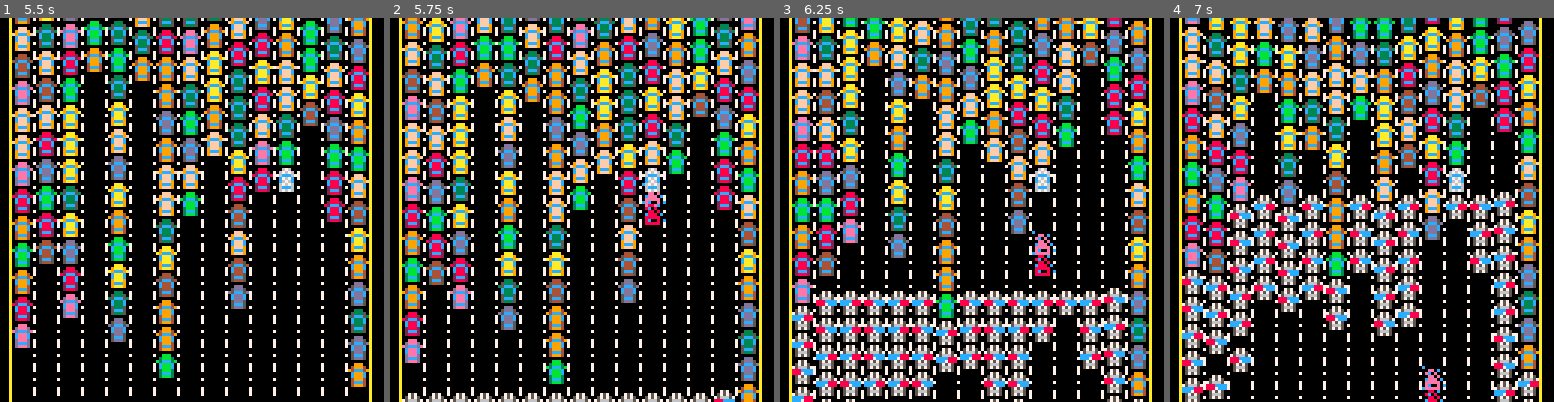
Above: before the commit, frames 1-4 (left to right).
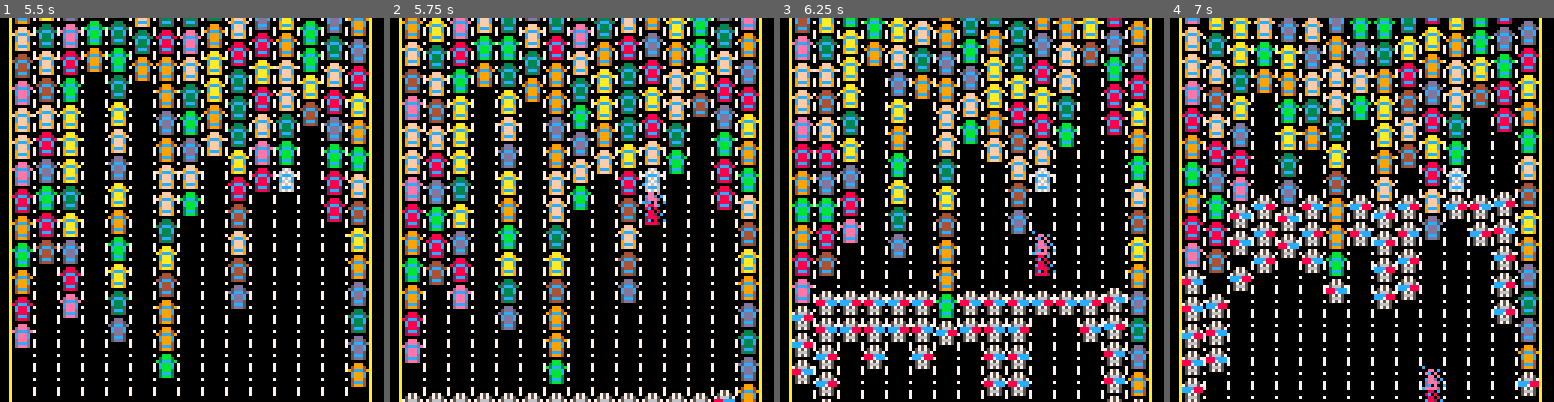
Above: after the commit, the same moments.

Repository: jcwilk/traffic_world
Game: PICO-8 cartridge traffic_world.p8
Two runs of this game, one before a commit and one after it. Both use one fixed random seed, a clock stepped at 60 frames per second and the inputs below.
Inputs:
- Up to frame 1 (5.5 s): hold Right 1.6-2.1 s; hold Right 2.47-3.03 s; hold Left 3.08-3.58 s; hold Right 4.02-4.68 s; hold Left from 5.08 s (still down)
- Up to frame 2 (5.75 s): release Left at 5.68 s
- Up to frame 3 (6.25 s): hold Right from 6.08 s (still down)
- Up to frame 4 (7 s): release Right at 6.58 s; hold Right from 6.63 s (still down)

Frame 1 is identical in both runs. In frame 2, less than 0.1% of the frame differs, in the area x 66-71%, y 46-54%; in frame 3, 3.0%; in frame 4, 5.7%, in the area x 9-95%, y 60-100%.

Commit message:
Add win stuff

Diff:
--- a/lanes.lua
+++ b/lanes.lua
@@ -119,11 +119,17 @@
   local function lane_crash_in(lane,car,y)
     local target_car_index = lane:get_car_index_at_y(y)
     if target_car_index <= #lane.linkers then
+      local linker = lane.linkers[target_car_index]
       if car.is_player then
         --blah()
         move_delay=max_move_delay
+        if not linker then
+          won=true
+          lane.joiners.make(make_joiner(car,y)) --todo - this is awful
+          return
+        end
       end
-      local linker = lane.linkers[target_car_index]
+
       lane.floaters.make(make_floater(linker.car,linker:get_y()))
       lane:remove_car_at(target_car_index)
     end
--- a/main.lua
+++ b/main.lua
@@ -207,7 +207,7 @@
 function _update60()
   police.update()
 
-  if lost then
+  if lost or won then
     return
   end
 
@@ -226,6 +226,9 @@
     end
   end
 
+  if won then
+    return
+  end
   -- attempt ai lane switches
   for i=1,#lanes-1 do
     lanes[i]:try_lane_switch_from_neighbor(lanes[i+1])
@@ -257,5 +260,11 @@
     rect(49,28,77,38,7)
     print("busted",52,31,7)
   end
+  if won then
+    pal()
+    rectfill(46,27,80,39,3)
+    rect(47,28,79,38,7)
+    print("escaped",50,31,7)
+  end
 end
 -- END LIB
--- a/police.lua
+++ b/police.lua
@@ -44,7 +44,9 @@
   end
 
   local function update()
-    check_police_next_to_player()
+    if not won then
+      check_police_next_to_player()
+    end
 
     police.cars:each(function(c)
       if not lost or c.arresting == true then
@@ -52,7 +54,6 @@
           local swp = c.color_map[2]
           c.color_map[2] = c.color_map[3]
           c.color_map[3] = swp
-          c.primary_color=6
           c.delay = 15
         end
         c.delay-=1
@@ -61,8 +62,10 @@
   end
 
   local function make()
-    if police.cars:count() < 60 then
+    if police.cars:count() < 40 then
       local car = make_car()
+      car.primary_color=7
+      car.secondary_color=5
       car.color_map = {}
       car.color_map[2] = 8
       car.color_map[3] = 12
--- a/traffic_world.p8
+++ b/traffic_world.p8
@@ -234,11 +234,17 @@
  local function lane_crash_in(lane,car,y)
   local target_car_index = lane:get_car_index_at_y(y)
   if target_car_index <= #lane.linkers then
+   local linker = lane.linkers[target_car_index]
    if car.is_player then
     --blah()
     move_delay=max_move_delay
-   end
-   local linker = lane.linkers[target_car_index]
+    if not linker then
+     won=true
+     lane.joiners.make(make_joiner(car,y)) --todo - this is awful
+     return
+    end
+   end
+
    lane.floaters.make(make_floater(linker.car,linker:get_y()))
    lane:remove_car_at(target_car_index)
   end
@@ -332,7 +338,9 @@
  end
 
  local function update()
-  check_police_next_to_player()
+  if not won then
+   check_police_next_to_player()
+  end
 
   police.cars:each(function(c)
    if not lost or c.arresting == true then
@@ -340,7 +348,6 @@
      local swp = c.color_map[2]
      c.color_map[2] = c.color_map[3]
      c.color_map[3] = swp
-     c.primary_color=6
      c.delay = 15
     end
     c.delay-=1
@@ -349,8 +356,10 @@
  end
 
  local function make()
-  if police.cars:count() < 60 then
+  if police.cars:count() < 40 then
    local car = make_car()
+   car.primary_color=7
+   car.secondary_color=5
    car.color_map = {}
    car.color_map[2] = 8
    car.color_map[3] = 12
@@ -583,7 +592,7 @@
 function _update60()
  police.update()
 
- if lost then
+ if lost or won then
   return
  end
 
@@ -602,6 +611,9 @@
   end
  end
 
+ if won then
+  return
+ end
  -- attempt ai lane switches
  for i=1,#lanes-1 do
   lanes[i]:try_lane_switch_from_neighbor(lanes[i+1])
@@ -633,6 +645,12 @@
   rect(49,28,77,38,7)
   print("busted",52,31,7)
  end
+ if won then
+  pal()
+  rectfill(46,27,80,39,3)
+  rect(47,28,79,38,7)
+  print("escaped",50,31,7)
+ end
 end
 -- end ext
 __gfx__
@@ -640,10 +658,10 @@
 00000000c888888c0c828888888828c00000000000000000098889000676760000880c0005757500000000000000000000000000000000000000000000000000
 007007000c8888c00028888888888200000000000000000789ccc98076ccc67008c0800075666570000000000000000000000000000000000000000000000000
 000770000c8888c002c8888888888c2000888800000000000c888c000c767c0000880800222c3330000000000000000000000000000000000000000000000000
-0007700008cccc8002c8888888888c2008888880000000000c888c000c676c000c8880c022273330000000000000000000000000000000000000000000000000
-0070070008cccc8002c8888888888c20088888800000000709888900067676000888880005757500000000000000000000000000000000000000000000000000
-000000000887788002c8888888888c20088888800000000709ccc90006ccc60008c0080c05666500000000000000000000000000000000000000000000000000
-00000000050000500288cccccccc882088cccc880000000709888900067676000888880005757500000000000000000000000000000000000000000000000000
+0007700008cccc8002c8888888888c2008888880000000000c888c000c676c000c8890c022273330000000000000000000000000000000000000000000000000
+0070070008cccc8002c8888888888c20088888800000000709888900067676000988890005757500000000000000000000000000000000000000000000000000
+000000000887788002c8888888888c20088888800000000709ccc90006ccc60009c0800c05666500000000000000000000000000000000000000000000000000
+00000000050000500288cccccccc882088cccc880000000709888900067676000888890005757500000000000000000000000000000000000000000000000000
 0000000000888800088cccccccccc8800c8888c00000000000000000000000000000000000000000000000000000000000000000000000000000000000000000
 0000000000888800088cccccccccc8800c8888c00000000000000000000000000000000000000000000000000000000000000000000000000000000000000000
 00000000088cc8800888cccccccc88800c8888c00000000000000000000000000000000000000000000000000000000000000000000000000000000000000000
